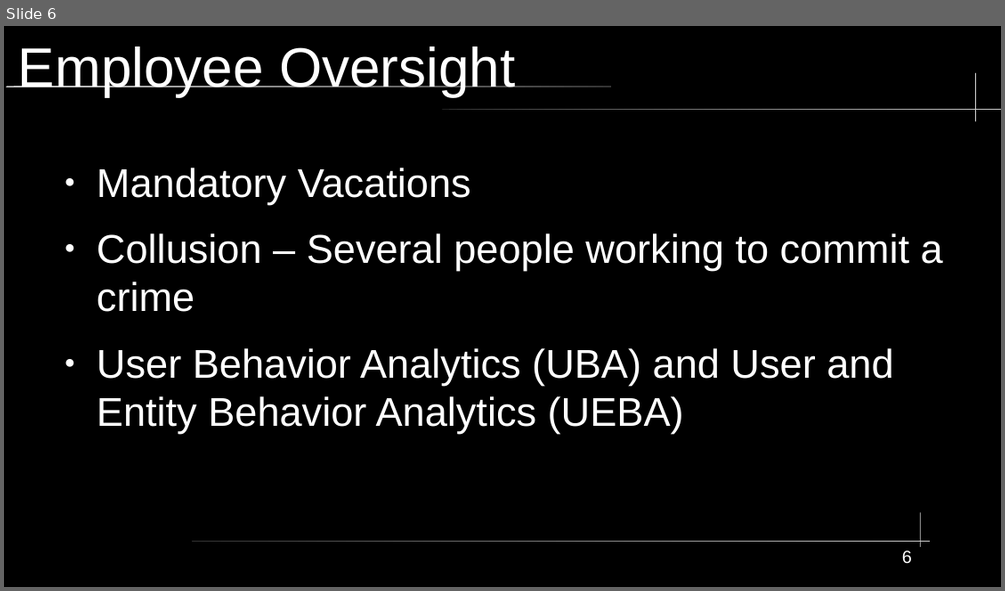
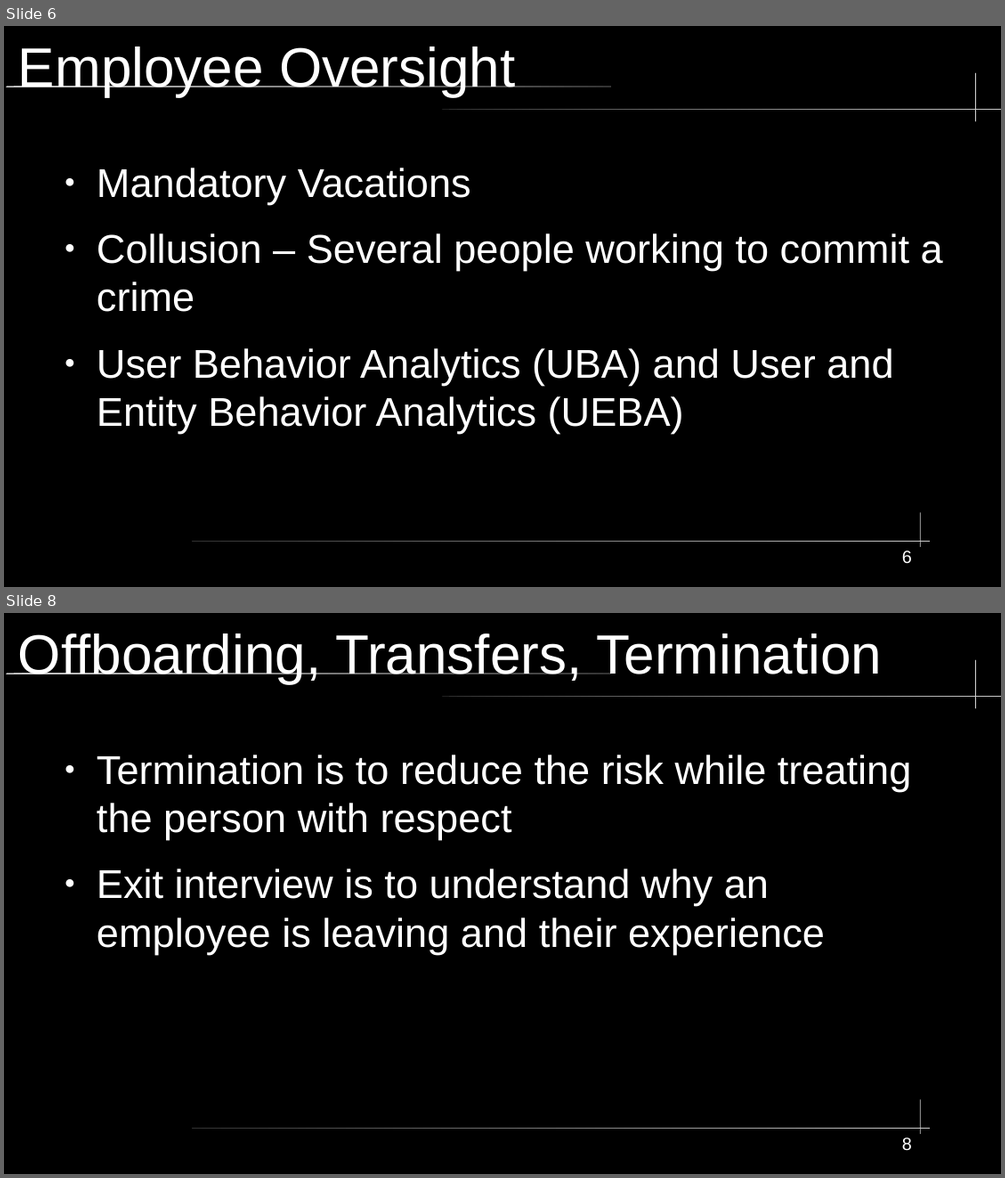
Before and after one commit to City-Colleges-of-Chicago-Cybersecurity/COMPSFI-214, a slide deck: 2026/Spring/powerpoints/Chapter-02-Personnel-Security-and-Risk-Management-Concepts.odp. Shown one above the other, each under a label of ours: slide 6 before the commit, slides 6 and 8 after it; the slides between them are not shown. The pictures are 1005x591 and 1005x1178 pixels, drawn with LibreOffice and Linux fonts; fonts in the diff are those of the drawing. Boxes give left, top, right and bottom in pixels: in the first picture for what was removed or moved away, otherwise in the second. Text is boxed around its words. In the diff, an @@ line names an element or a change of style, - is before the commit and + after.

```diff
--- a/2026/Spring/powerpoints/Chapter-02-Personnel-Security-and-Risk-Management-Concepts.odp
+++ b/2026/Spring/powerpoints/Chapter-02-Personnel-Security-and-Risk-Management-Concepts.odp
@@ slide 8 added at (4,613,1001,1174), background #000000; not listed: 5 template elements that a slide beside it also shows @@
@@ title added at (18,633,882,684), 44 pt, text #FFFFFF @@
+Offboarding, Transfers, Termination
@@ text added at (97,755,912,954), 32 pt, text #FFFFFF @@
+● Termination is to reduce the risk while treating the person with respect
+● Exit interview is to understand why an employee is leaving and their experience
@@ page number added at (902,1137,912,1151), 14 pt, text #FFFFFF @@
+8
```
Also in this commit, not shown: 1 slide changed, 46 other slides added.
